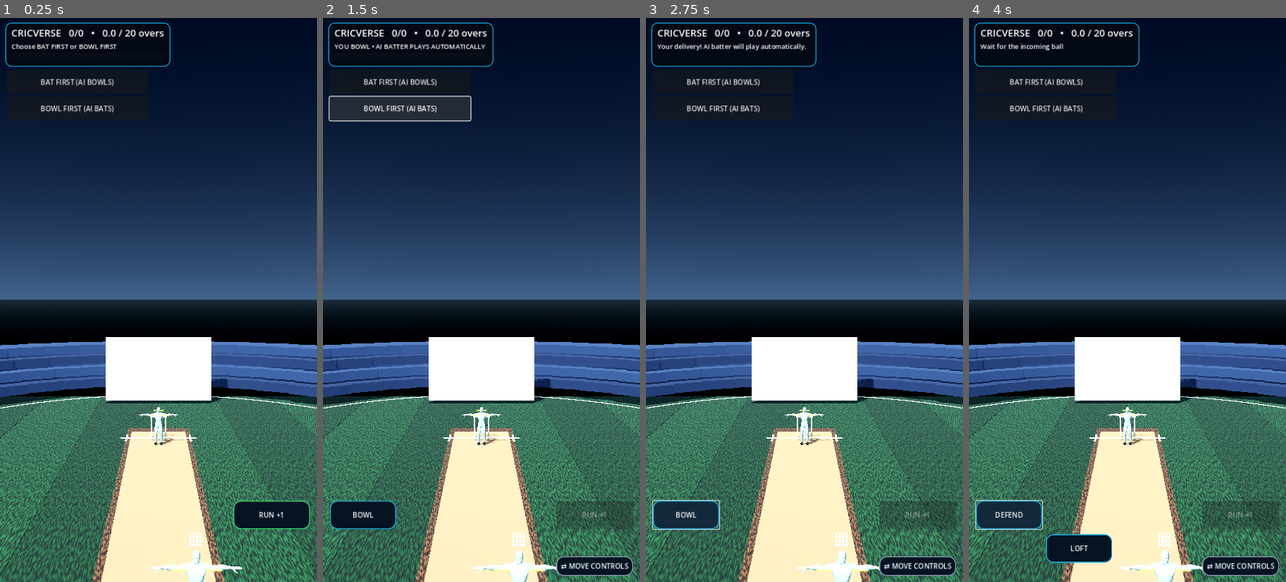
Above: before the commit, frames 1-4 (left to right).
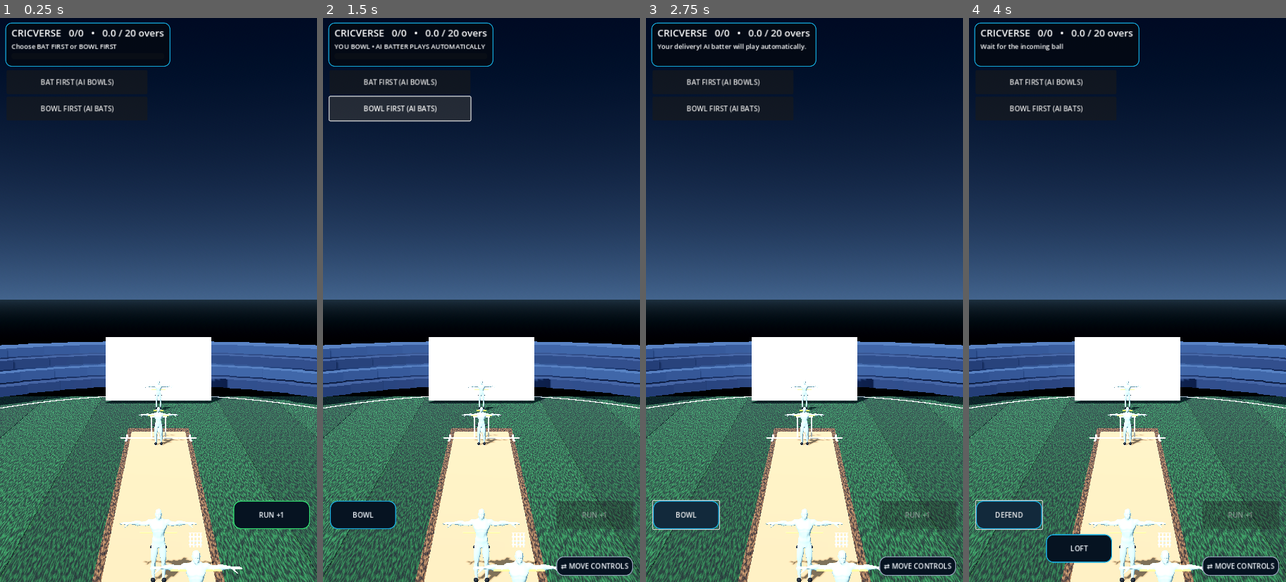
Above: after the commit, the same moments.

Repository: rakibbristy/boundary-cricket
Game: Godot game, scene res://main.tscn
The game is run twice, just before and just after one commit, with the same random seed, the same clock (stepped at 60 frames per second) and the same inputs.
Inputs:
- Up to frame 1 (0.25 s): no input
- Up to frame 2 (1.5 s): click "BAT FIRST (AI BOWLS)" at 0.5 s; click "BOWL FIRST (AI BATS)" at 1.25 s
- Up to frame 3 (2.75 s): click "BOWL" at 2 s
- Up to frame 4 (4 s): click "BAT FIRST (AI BOWLS)" at 2.75 s; click "DEFEND" at 3.5 s

The runs differ from the first frame. In frame 1, 0.8% of the frame differs, in the area x 37-68%, y 64-100%; in frame 2, 0.8%; in frame 3, 0.8%; in frame 4, 0.8%.

Commit message:
Improve fielding with landing prediction and full outfield coverage

Diff:
--- a/cricverse/main.gd
+++ b/cricverse/main.gd
@@ -353,10 +353,15 @@
 	add_child(bowler)
 	if _load_rigged_character("res://assets/players/quaternius_superhero_male.glb", bowler):
 		_add_bowler_details(bowler)
-		_add_fielder(Vector3(-9, 0, -5), Color(0.9, 0.58, 0.08))
-		_add_fielder(Vector3(8, 0, -4), Color(0.9, 0.58, 0.08))
-		_add_fielder(Vector3(-10, 0, 7), Color(0.9, 0.58, 0.08))
-		_add_fielder(Vector3(10, 0, 8), Color(0.9, 0.58, 0.08))
+		_add_fielder(Vector3(-12, 0, -12), Color(0.9, 0.58, 0.08))
+		_add_fielder(Vector3(0, 0, -16), Color(0.9, 0.58, 0.08))
+		_add_fielder(Vector3(12, 0, -12), Color(0.9, 0.58, 0.08))
+		_add_fielder(Vector3(-15, 0, -2), Color(0.9, 0.58, 0.08))
+		_add_fielder(Vector3(15, 0, -2), Color(0.9, 0.58, 0.08))
+		_add_fielder(Vector3(-12, 0, 12), Color(0.9, 0.58, 0.08))
+		_add_fielder(Vector3(0, 0, 16), Color(0.9, 0.58, 0.08))
+		_add_fielder(Vector3(12, 0, 12), Color(0.9, 0.58, 0.08))
+		_add_fielder(Vector3(0, 0, 5), Color(0.9, 0.58, 0.08))
 		return
 	var skin := Color(0.55, 0.32, 0.22)
 	_capsule(bowler, Vector3(0, 1.2, 0), 0.27, 0.9, Color(0.82, 0.12, 0.1))
@@ -367,10 +372,15 @@
 	_capsule(bowler, Vector3(-0.34, 1.4, 0), 0.075, 0.62, Color(0.82, 0.12, 0.1), Vector3(0, 0, -25))
 	_capsule(bowler, Vector3(0.34, 1.46, -0.1), 0.075, 0.68, Color(0.82, 0.12, 0.1), Vector3(0, 0, 25))
 	_sphere(bowler, Vector3(0.48, 1.72, -0.26), 0.075, skin)
-	_add_fielder(Vector3(-9, 0, -5), Color(0.9, 0.58, 0.08))
-	_add_fielder(Vector3(8, 0, -4), Color(0.9, 0.58, 0.08))
-	_add_fielder(Vector3(-10, 0, 7), Color(0.9, 0.58, 0.08))
-	_add_fielder(Vector3(10, 0, 8), Color(0.9, 0.58, 0.08))
+	_add_fielder(Vector3(-12, 0, -12), Color(0.9, 0.58, 0.08))
+	_add_fielder(Vector3(0, 0, -16), Color(0.9, 0.58, 0.08))
+	_add_fielder(Vector3(12, 0, -12), Color(0.9, 0.58, 0.08))
+	_add_fielder(Vector3(-15, 0, -2), Color(0.9, 0.58, 0.08))
+	_add_fielder(Vector3(15, 0, -2), Color(0.9, 0.58, 0.08))
+	_add_fielder(Vector3(-12, 0, 12), Color(0.9, 0.58, 0.08))
+	_add_fielder(Vector3(0, 0, 16), Color(0.9, 0.58, 0.08))
+	_add_fielder(Vector3(12, 0, 12), Color(0.9, 0.58, 0.08))
+	_add_fielder(Vector3(0, 0, 5), Color(0.9, 0.58, 0.08))
 
 func _add_fielder(pos: Vector3, shirt: Color) -> void:
 	var fielder := Node3D.new()
@@ -829,40 +839,54 @@
 			_show_status("BEATEN! Dot ball.")
 		_update_score()
 
-	# One selected fielder attacks the ball, fields it once, then holds possession.
+	# Predict the landing point so the fielder intercepts the ball instead of chasing its current position.
 	if ball_state == "shot" and is_instance_valid(ball) and not shot_boundary_done and not fielder_has_ball:
+		var predicted_target := Vector3(ball.position.x, 0.0, ball.position.z)
+		if ball.position.y > 0.18:
+			var gravity := 7.2
+			var discriminant := ball_velocity.y * ball_velocity.y + 2.0 * gravity * ball.position.y
+			var landing_time := (ball_velocity.y + sqrt(discriminant)) / gravity
+			landing_time = clampf(landing_time, 0.0, 2.8)
+			predicted_target = Vector3(ball.position.x + ball_velocity.x * landing_time, 0.0, ball.position.z + ball_velocity.z * landing_time)
+		# Keep the target inside the oval playing area.
+		var oval_ratio := Vector2(predicted_target.x / 15.0, predicted_target.z / 20.0)
+		if oval_ratio.length() > 1.0:
+			oval_ratio = oval_ratio.normalized()
+			predicted_target.x = oval_ratio.x * 15.0
+			predicted_target.z = oval_ratio.y * 20.0
 		if not fielder_chasing and fielder_nodes.size() > 0:
-			var nearest_distance: float = INF
+			var best_distance := INF
 			for candidate in fielder_nodes:
 				if not is_instance_valid(candidate):
 					continue
-				var d: float = Vector2(candidate.position.x - ball.position.x, candidate.position.z - ball.position.z).length()
-				if d < nearest_distance:
-					nearest_distance = d
+				var distance_to_landing := Vector2(candidate.position.x - predicted_target.x, candidate.position.z - predicted_target.z).length()
+				if distance_to_landing < best_distance:
+					best_distance = distance_to_landing
 					active_fielder = candidate
 			fielder_chasing = active_fielder != null
 		if is_instance_valid(active_fielder):
-			var horizontal_target := Vector3(ball.position.x, 0.0, ball.position.z)
-			var to_ball := horizontal_target - active_fielder.position
-			to_ball.y = 0.0
-			var distance_to_ball: float = to_ball.length()
-			# Catch only when the falling ball is physically within reach.
-			var catch_distance: float = Vector3(active_fielder.position.x, active_fielder.position.y + 1.45, active_fielder.position.z).distance_to(ball.position)
-			if ball.position.y > 1.0 and ball.position.y < 3.6 and ball_velocity.y < 0.0 and catch_distance < 0.95:
+			var catch_point := active_fielder.global_position + Vector3(0.0, 1.35, 0.0)
+			var catch_distance := catch_point.distance_to(ball.global_position)
+			if ball.position.y > 0.65 and ball.position.y < 3.9 and ball_velocity.y < 0.0 and catch_distance < 0.92:
 				wickets += 1
 				_show_status("CAUGHT! Clean catch by the fielder")
 				_finish_delivery()
 				return
-			if distance_to_ball > 0.8:
-				var step: float = minf(7.0 * delta, distance_to_ball - 0.72)
-				active_fielder.position += to_ball.normalized() * step
-				active_fielder.rotation.y = atan2(to_ball.x, to_ball.z)
+			var ground_target := Vector3(ball.position.x, 0.0, ball.position.z) if ball.position.y <= 0.32 else predicted_target
+			var to_target := ground_target - active_fielder.position
+			to_target.y = 0.0
+			var distance_to_target := to_target.length()
+			if distance_to_target > 0.48:
+				var step := minf(8.4 * delta, distance_to_target)
+				active_fielder.position += to_target.normalized() * step
+				active_fielder.rotation.y = atan2(to_target.x, to_target.z)
 			elif ball.position.y <= 0.32:
-				# Ball is gathered at ground level; no more chasing or teleporting.
-				ball.position.y = 0.16
-				ball_velocity = Vector3.ZERO
-				fielder_has_ball = true
-				_show_status("FIELDING! Ball gathered — fielder has it")
+				var gather_distance := Vector2(active_fielder.position.x - ball.position.x, active_fielder.position.z - ball.position.z).length()
+				if gather_distance <= 0.82:
+					ball.position.y = 0.16
+					ball_velocity = Vector3.ZERO
+					fielder_has_ball = true
+					_show_status("FIELDING! Ball gathered — fielder has it")
 
 	# Hit ball: one ground contact, then controlled roll.
 	if ball_state == "shot":
